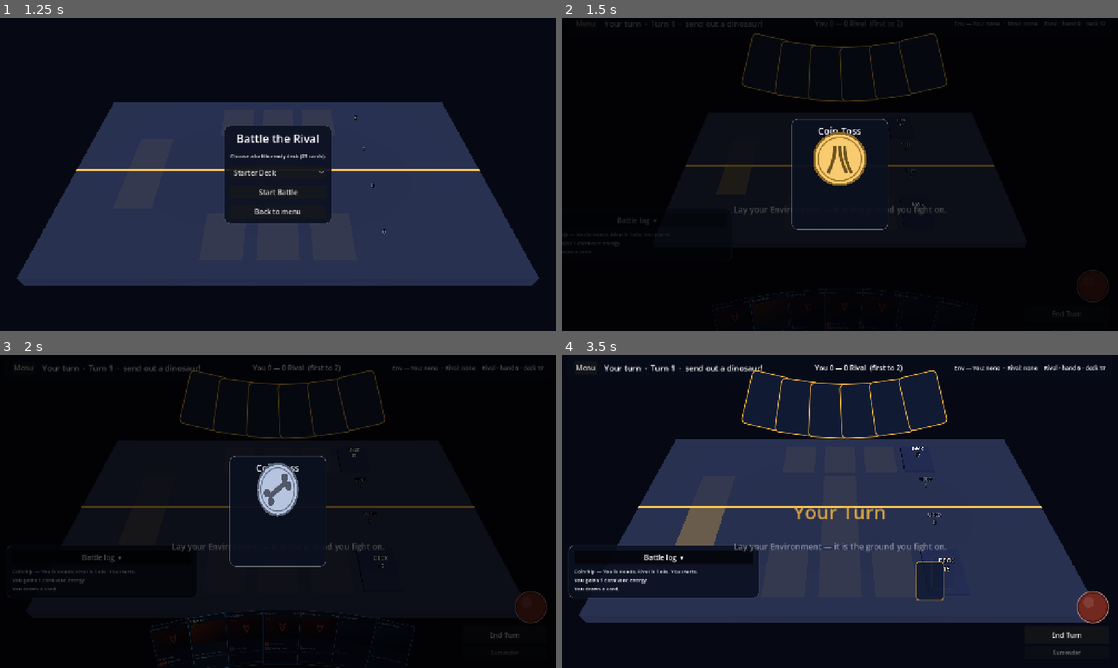
Above: before the commit, frames 1-4 (two rows, left to right).
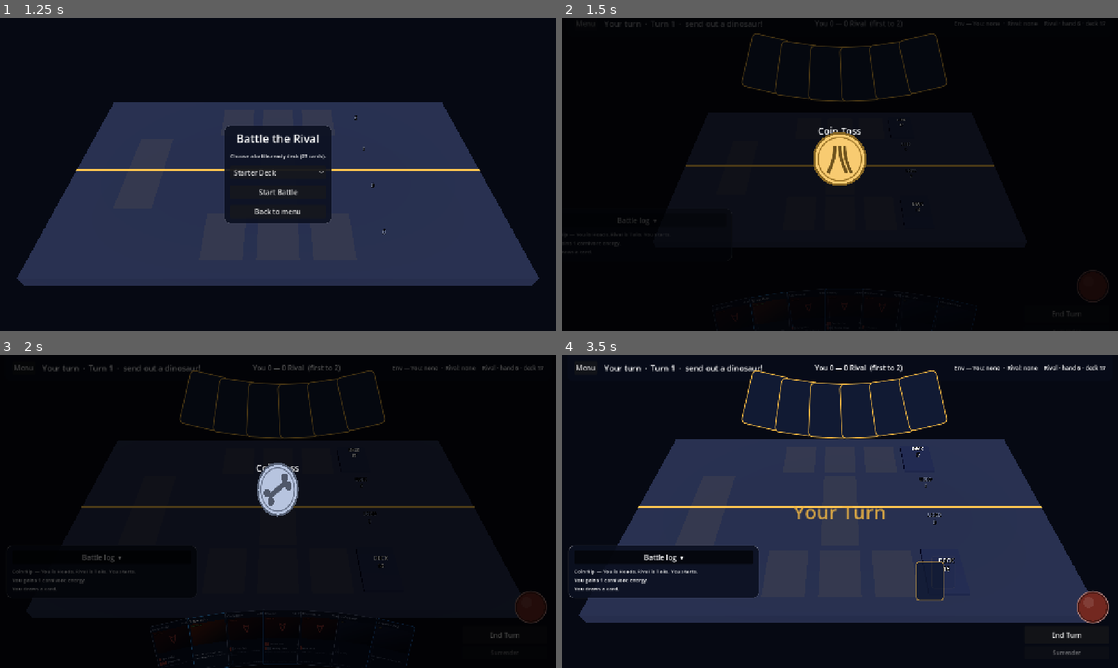
Above: after the commit, the same moments.

Repository: mjneverdie23-cell/tcg-game
Game: Godot game, scene res://scenes/menus/main_menu.tscn
The game is run twice, just before and just after one commit, with the same random seed, the same clock (stepped at 60 frames per second) and the same inputs.
Inputs:
- Up to frame 1 (1.25 s): click "Play · 100 coins" at 0.5 s
- Up to frame 2 (1.5 s): click "Start Battle" at 1.25 s
- Up to frame 3 (2 s): no input
- Up to frame 4 (3.5 s): click "Battle log ▾" at 2 s; click "End Turn" at 2.75 s

Frame 1 is identical in both runs. In frame 2, 0.4% of the frame differs, in the area x 31-69%, y 32-68%; in frame 3, 0.4%; in frame 4, 1.2%, in the area x 20-70%, y 48-64%.

Commit message:
Fix the ground painting over the table, and the opening's order
Three things from a play session.

**The terrain covered the cards standing on it.** A card face is a
transparent material, so it writes no depth and cannot occlude anything;
two transparent surfaces are ordered by the distance between their origins
rather than per pixel. The ground plane's centre sits nearer the camera
than the cards on its half, so it won that sort and painted over the
Active, the Environment and the opponent's bench. Only the deck pile came
through, because it is opaque and was never in the argument. The ground now
carries render_priority -8, which takes it out of the sort entirely: it is
drawn before every card, pile and outline, whatever the distances say.

**The coin toss sat on a panel.** The rounded box behind it is gone; the
coin and its line stand on the dimmed backdrop alone.

**The opening spoke over itself.** "Lay your Environment" appeared while
the coin was still spinning and was gone before the cards had finished
arriving — the one instruction a new player most needs, shown at the one
moment they cannot read it. The beats are now a class of their own,
BattleOpening: the coin lands, its line fades in, the panel closes, the
hand deals, and only then does the screen start asking for anything. The
Environment place stays dark until that moment too, rather than pulsing
behind the toss.

Extracting the opening made room under the file-length limit, which is
what that limit is for.

Co-Authored-By: Claude Opus 5 <noreply@anthropic.com>
Claude-Session: https://claude.ai/code/session_017Hf6pSpxwJY3Yv9KAXDSxV

Diff:
--- a/godot/scenes/battle/battle.gd
+++ b/godot/scenes/battle/battle.gd
@@ -82,6 +82,8 @@
 @onready var _field := FieldSurface.new()
 ## Notices a player who has walked away, and eventually passes for them.
 @onready var _afk := AfkWatch.new()
+## The coin toss, the deal, and the beat before the first instruction.
+@onready var _opening := BattleOpening.new()
 
 
 func _ready() -> void:
@@ -129,8 +131,10 @@
 	_energy.pick_requested.connect(_on_energy_pressed)
 	%ChoiceCancel.pressed.connect(_end_choice)
 	%SurrenderButton.pressed.connect(_on_surrender_pressed)
-	%CoinFlip.landed.connect(_on_coin_landed)
-	%CoinFlip.finished.connect(_on_coin_dismissed)
+	add_child(_opening)
+	_opening.setup(%CoinPanel, %CoinFlip, %CoinDetail)
+	_opening.dismissed.connect(_on_coin_dismissed)
+	_opening.settled.connect(_on_opening_settled)
 	%ReturnButton.pressed.connect(SceneRouter.back)
 	%LogToggle.toggled.connect(_on_log_toggled)
 	%UsedClose.pressed.connect(func() -> void: %UsedPanel.visible = false)
@@ -252,30 +256,7 @@
 		%EnergyDock: Vector2(0, 180),
 	})
 	_refresh()
-	_show_coin_toss()
-
-
-## The toss decides who acts first, so the player sees it before any card
-## moves. Play only begins once it is dismissed.
-func _show_coin_toss() -> void:
-	var mine := _engine.first_player == _seat
-	%CoinDetail.text = (
-		"Heads — you go first." if _engine.heads_player == _seat
-		else "Tails — your rival goes first.")
-	%CoinDetail.add_theme_color_override(
-		"font_color", CardStyle.GOLD if mine else Color("ff8a7a"))
-	%CoinDetail.modulate.a = 0.0
-	%CoinPanel.visible = true
-	# The coin lands on the face the toss produced; the line underneath only
-	# says what it means, and only once it has landed.
-	%CoinFlip.flip(_engine.heads_player == _seat)
-
-
-func _on_coin_landed() -> void:
-	if Settings.reduced_motion:
-		%CoinDetail.modulate.a = 1.0
-		return
-	%CoinDetail.create_tween().tween_property(%CoinDetail, "modulate:a", 1.0, 0.22)
+	_opening.begin(_engine.heads_player == _seat, _engine.first_player == _seat)
 
 
 func _on_coin_dismissed() -> void:
@@ -285,6 +266,13 @@
 	_refresh()
 	if _engine.current != _seat:
 		_run_ai_turn()
+
+
+## The coin is away and the hand has finished arriving: the screen may now
+## start asking the player for things.
+func _on_opening_settled() -> void:
+	if _engine != null and not _engine.is_over():
+		_prompt_for_environment(_engine.current == _seat)
 
 
 func _on_log_line(text: String) -> void:
@@ -698,7 +686,7 @@
 ## once. Called from the refresh and after any drop, because ending a drag
 ## darkens every target it was lighting, this one included.
 func _prompt_for_environment(your_turn: bool) -> void:
-	var wanted := your_turn and _me().environment_id == "" \
+	var wanted := _opening.is_settled() and your_turn and _me().environment_id == "" \
 		and _me().has_environment_in_hand()
 	_slots.highlight(0, BoardSlots.ENV_PLACE,
 		BoardSlots.LEGAL if wanted else BoardSlots.OFF)
--- a/godot/scenes/battle/battle.tscn
+++ b/godot/scenes/battle/battle.tscn
@@ -44,6 +44,8 @@
 content_margin_right = 16.0
 content_margin_top = 8.0
 content_margin_bottom = 8.0
+
+[sub_resource type="StyleBoxEmpty" id="StyleBox_none"]
 
 [sub_resource type="StyleBoxFlat" id="StyleBox_panel"]
 bg_color = Color(0.043, 0.063, 0.125, 0.9)
@@ -225,7 +227,7 @@
 
 [node name="CoinBox" type="PanelContainer" parent="UI/Root/CoinPanel/CoinCenter"]
 layout_mode = 2
-theme_override_styles/panel = SubResource("StyleBox_panel")
+theme_override_styles/panel = SubResource("StyleBox_none")
 
 [node name="CoinColumn" type="VBoxContainer" parent="UI/Root/CoinPanel/CoinCenter/CoinBox"]
 layout_mode = 2
--- /dev/null
+++ b/godot/scenes/battle/battle_opening.gd
@@ -0,0 +1,68 @@
+class_name BattleOpening
+extends Node
+## The moments between pressing start and playing: the coin in the air, the
+## hand arriving, and the first instruction waiting for both.
+##
+## Split out because it is the one part of the battle that is purely a
+## sequence of beats. Getting the beats wrong is what made the opening
+## confusing — a line telling the player what to do appeared while the coin
+## was still spinning and was gone before the cards had stopped moving, so
+## nobody read it. Here they are in order, in one place.
+
+## The coin is away; deal the opening hand.
+signal dismissed
+## The cards have landed. The screen may start asking things of the player.
+signal settled
+
+## How long the staggered deal-in of a full hand takes to finish landing,
+## plus its landing pop.
+const SETTLE_SECONDS := 1.1
+
+var _panel: Control
+var _coin: CoinFlip
+var _detail: Label
+var _settled := false
+
+
+func setup(panel: Control, coin: CoinFlip, detail: Label) -> void:
+	_panel = panel
+	_coin = coin
+	_detail = detail
+	coin.landed.connect(_on_landed)
+	coin.finished.connect(_on_finished)
+
+
+## Tosses for a battle. The coin lands on the face the engine's toss
+## produced; the line underneath only says what it means, and only once it
+## has landed, so the result is read off the coin and not spoiled by text.
+func begin(called_heads: bool, going_first: bool) -> void:
+	_settled = false
+	_detail.text = (
+		"Heads — you go first." if called_heads else "Tails — your rival goes first.")
+	_detail.add_theme_color_override(
+		"font_color", CardStyle.GOLD if going_first else Color("ff8a7a"))
+	_detail.modulate.a = 0.0
+	_panel.visible = true
+	_coin.flip(called_heads)
+
+
+## True once the coin is away and the hand has arrived.
+func is_settled() -> bool:
+	return _settled
+
+
+func _on_landed() -> void:
+	if Settings.reduced_motion:
+		_detail.modulate.a = 1.0
+		return
+	_detail.create_tween().tween_property(_detail, "modulate:a", 1.0, 0.22)
+
+
+func _on_finished() -> void:
+	_panel.visible = false
+	dismissed.emit()
+	var settle := create_tween()
+	settle.tween_interval(0.0 if Settings.reduced_motion else SETTLE_SECONDS)
+	settle.tween_callback(func() -> void:
+		_settled = true
+		settled.emit())
--- a/godot/scenes/battle/field_surface.gd
+++ b/godot/scenes/battle/field_surface.gd
@@ -18,6 +18,14 @@
 ## Just above the table, below the slot outlines so they stay readable.
 const HEIGHT := 0.152
 const SWEEP_TIME := 1.15
+## Draw order against everything else on the table. A card's face is a
+## transparent material, so it writes no depth and cannot occlude anything;
+## transparent surfaces are simply sorted by distance, and the ground —
+## whose centre sits nearer the camera than the cards standing on it — wins
+## that sort and paints straight over them. A negative priority takes the
+## ground out of the argument: it is drawn before every card, pile and
+## Environment, whatever the distances happen to be.
+const GROUND_PRIORITY := -8
 
 ## Shader theme per dinosaur type. The order matches the shader's constants.
 const THEME_LAVA := 0
@@ -50,6 +58,7 @@
 		plane.mesh = mesh
 		var material := ShaderMaterial.new()
 		material.shader = SHADER
+		material.render_priority = GROUND_PRIORITY
 		material.set_shader_parameter("plane_size", PLANE_SIZE)
 		material.set_shader_parameter("progress", 0.0)
 		plane.material_override = material
Not shown: 1 places in godot/scenes/battle/battle.tscn that only renumber resources
Not shown, changed: godot/HANDBOOK.md
